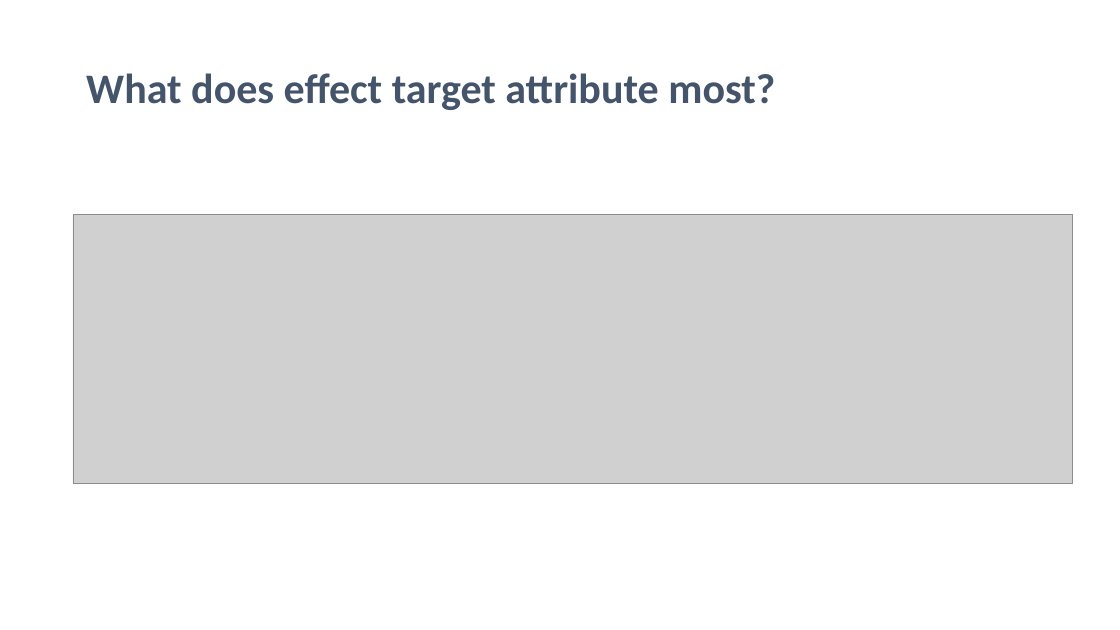
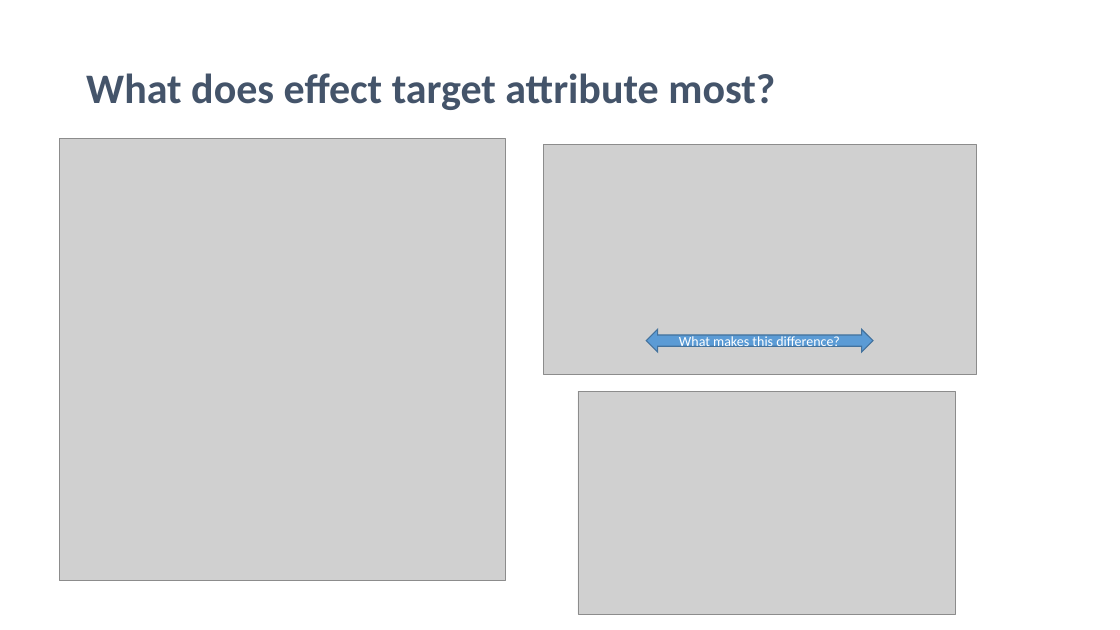
Before and after one commit to erdemsirel/ozu_data_science, a slide deck: slide 20 of DS 555 - Data Science & Strategy/ds555-project/references/Presentation.pptx (slide 27 before the commit). Drawn at 1120x630 pixels with LibreOffice and Linux fonts; fonts in the diff are those of the drawing; grey boxes stand for pictures. Boxes give left, top, right and bottom in pixels: in the first picture for what was removed or moved away, otherwise in the second. Text is boxed around its words. In the diff, an @@ line names an element or a change of style, - is before the commit and + after.

```diff
--- a/DS 555 - Data Science & Strategy/ds555-project/references/Presentation.pptx
+++ b/DS 555 - Data Science & Strategy/ds555-project/references/Presentation.pptx
@@ picture added at <box>60,139,506,581</box> @@
@@ picture added at <box>544,145,976,375</box> @@
@@ picture removed at <box>73,214,1073,484</box> @@
@@ left right arrow added at <box>646,329,873,352</box>, fill #5B9BD5, outline #43739E 1 pt, 12 pt, text #FFFFFF @@
+What makes this difference?
@@ picture added at <box>578,392,955,615</box> @@
```
Also in this commit, not shown: 14 other slides changed, 7 slides removed, 1 other file.
